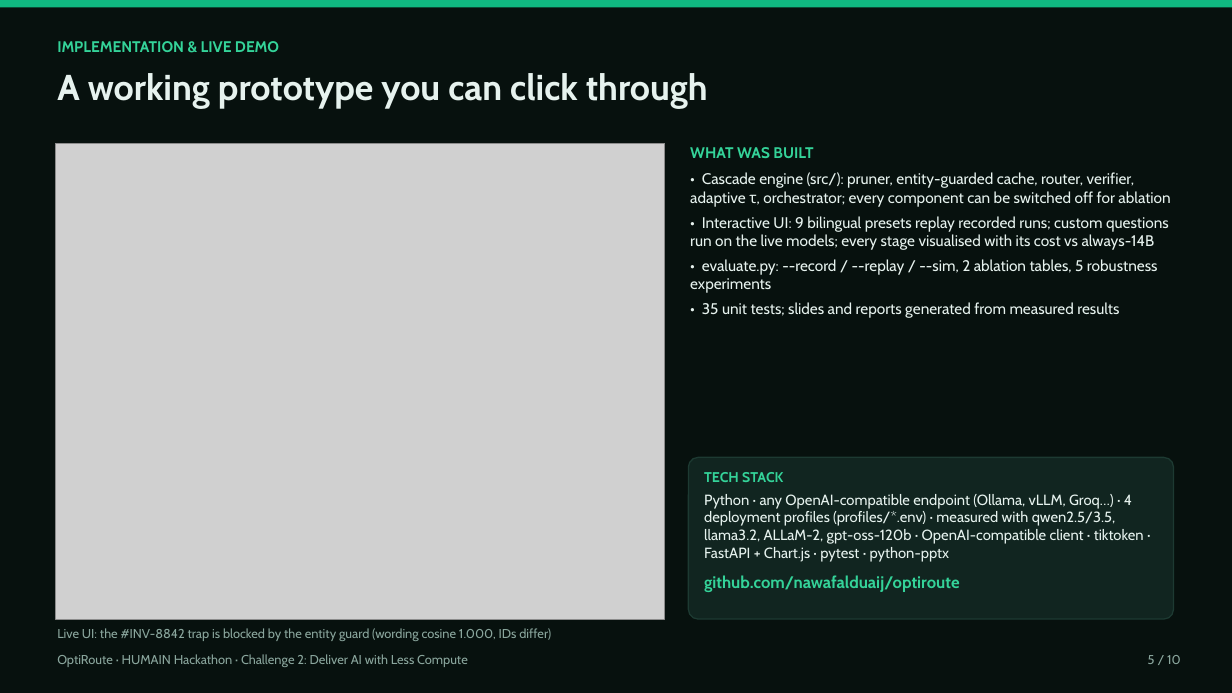
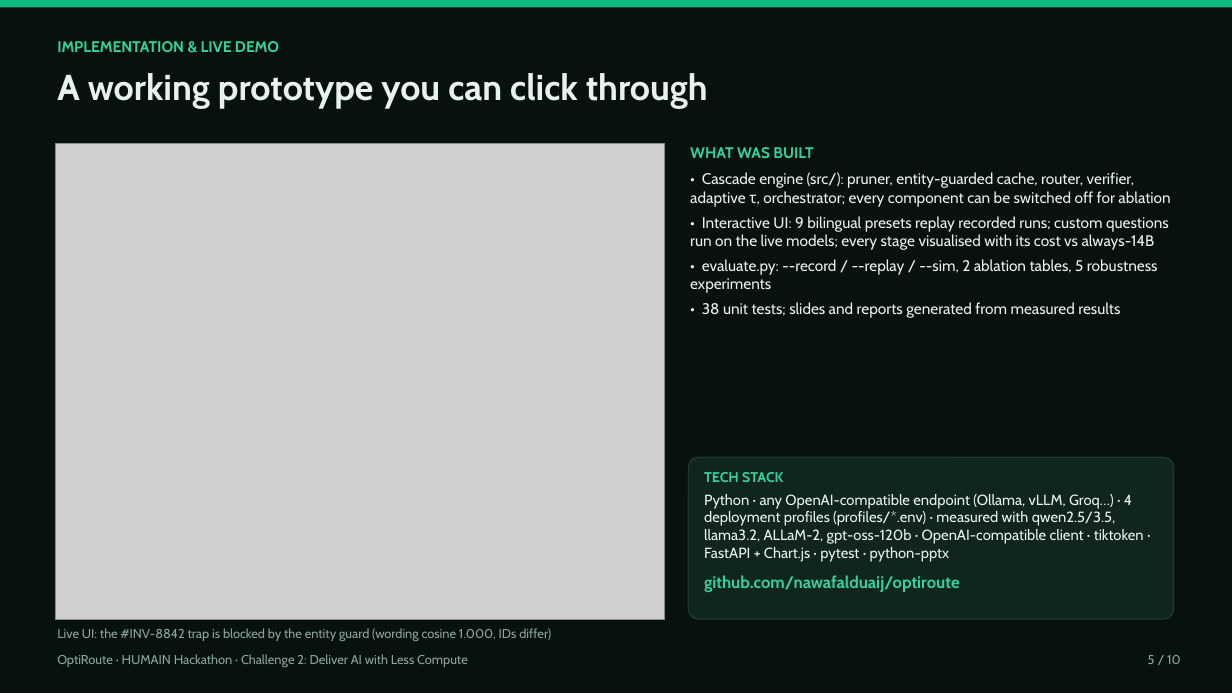
Before and after one commit to nawafalduaij/optiroute, a slide deck: slide 5 of deliverables/OptiRoute_Presentation.pptx. Drawn at 1232x693 pixels with LibreOffice and Linux fonts; fonts in the diff are those of the drawing; grey boxes stand for pictures. Boxes give left, top, right and bottom in pixels: in the first picture for what was removed or moved away, otherwise in the second. Text is boxed around its words. In the diff, an @@ line names an element or a change of style, - is before the commit and + after.

```diff
--- a/deliverables/OptiRoute_Presentation.pptx
+++ b/deliverables/OptiRoute_Presentation.pptx
@@ text at (x1=702, y1=302, x2=1120, y2=318): text changed @@
-• 35 unit tests; slides and reports generated from measured results
+• 38 unit tests; slides and reports generated from measured results
```
Also in this commit, not shown: 6 other slides changed, 25 other files.
